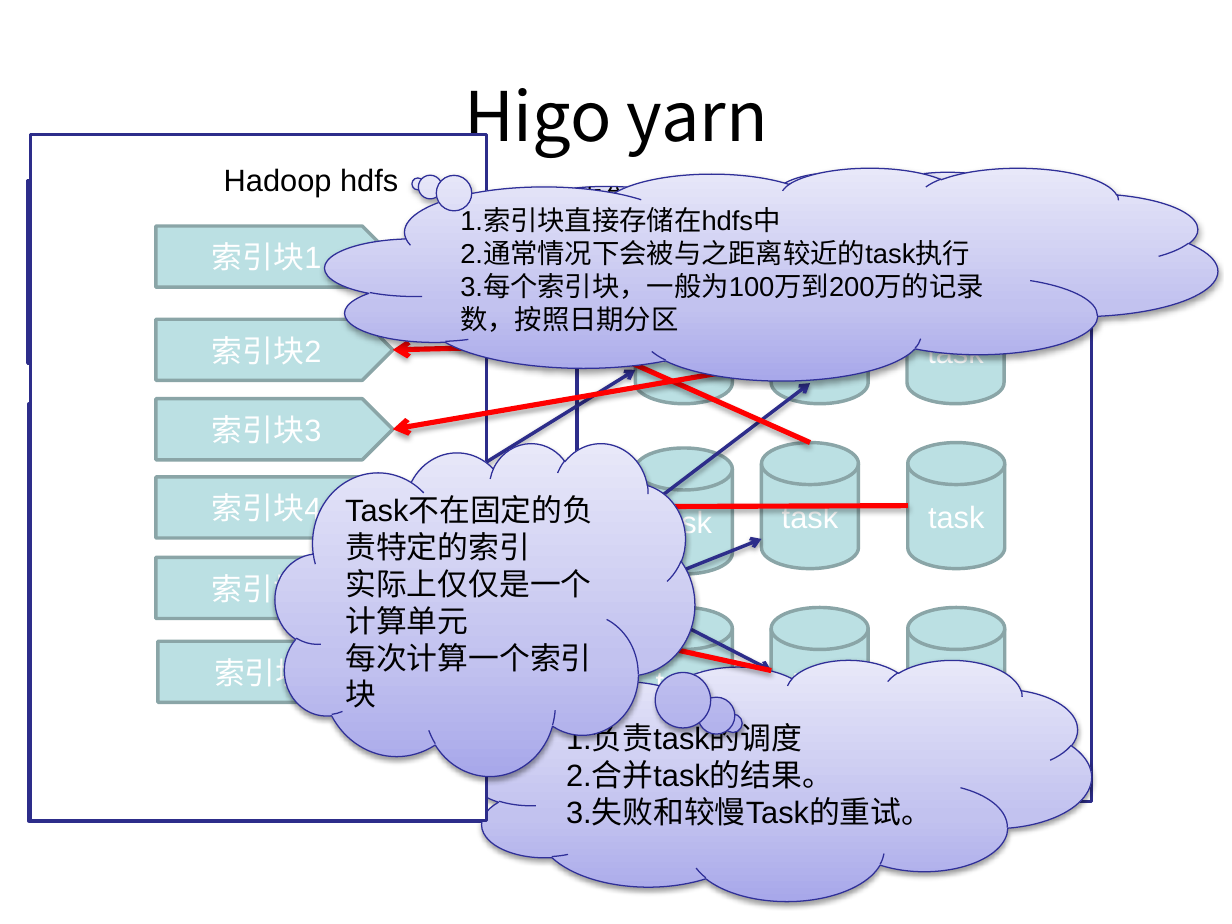
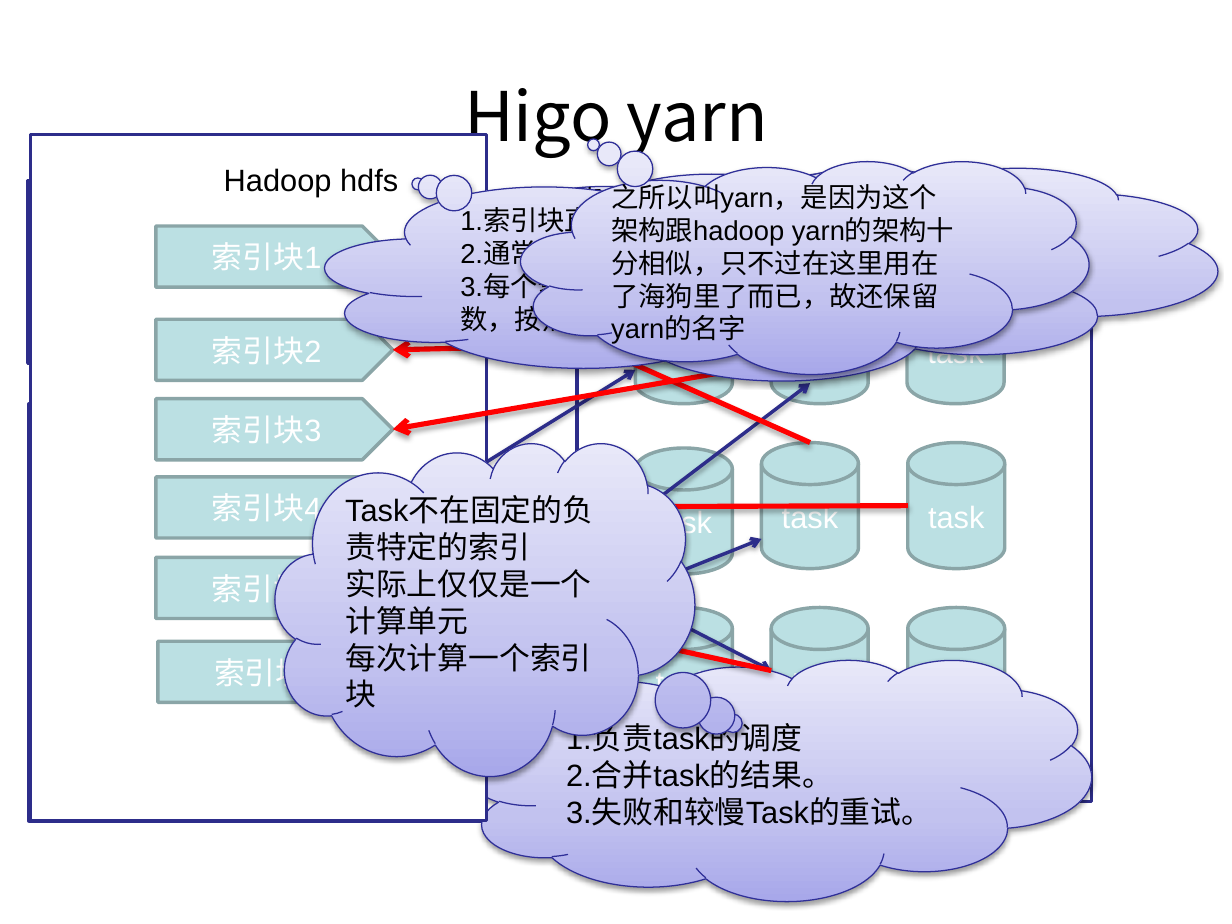
Before and after one commit to muyannian/higo, a slide deck: slide 19 of doc/higo.pptx. Drawn at 1232x924 pixels with LibreOffice and Linux fonts; fonts in the diff are those of the drawing; background and template pictures are left out. Boxes give left, top, right and bottom in pixels: in the first picture for what was removed or moved away, otherwise in the second. Text is boxed around its words. In the diff, an @@ line names an element or a change of style, - is before the commit and + after.

Commit message:
海狗架构演变

```diff
--- a/doc/higo.pptx
+++ b/doc/higo.pptx
@@ thought cloud added at (x1=521, y1=161, x2=1089, y2=375), fill gradient #A9A9E9 to #C4C4EF to #E8E8FA, outline #2F2F98 0.75 pt, 16 pt, text #000000 @@
+之所以叫yarn，是因为这个架构跟hadoop yarn的架构十分相似，只不过在这里用在了海狗里了而已，故还保留yarn的名字
```
Also in this commit, not shown: 1 other slide changed.
